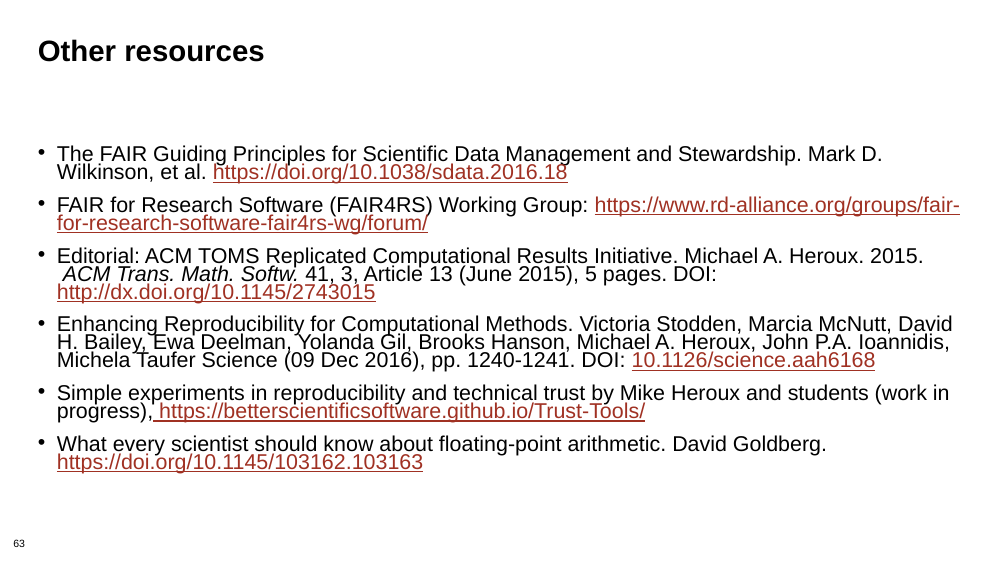
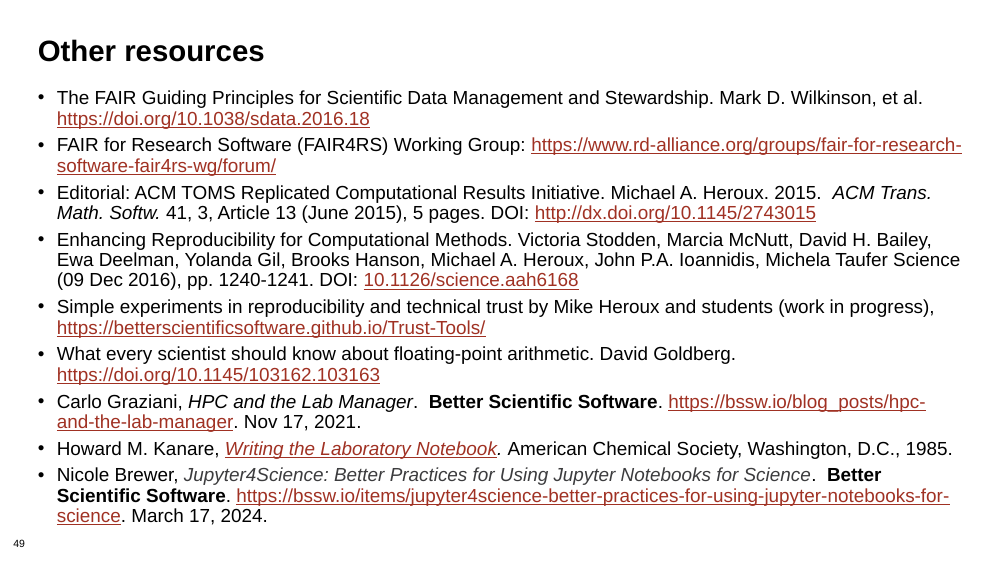
Before and after one commit to bssw-tutorial/presentations, a slide deck: slide 49 of repro-notebooks.pptx (slide 63 before the commit). Drawn at 1008x567 pixels with LibreOffice and Linux fonts; fonts in the diff are those of the drawing. Boxes give left, top, right and bottom in pixels: in the first picture for what was removed or moved away, otherwise in the second. Text is boxed around its words. In the diff, an @@ line names an element or a change of style, - is before the commit and + after.

Commit message:
Draft of ATPESC version of repro-notebooks
Probably still too long.

```diff
--- a/repro-notebooks.pptx
+++ b/repro-notebooks.pptx
@@ text "The FAIR Guiding Principles for ...": place and size @@
-text "The FAIR Guiding Principles for ..." at box(57, 145, 960, 474)
+text "The FAIR Guiding Principles for ..." at box(57, 90, 961, 525)
@@ text at box(57, 90, 961, 385): size 20.4 to 18 pt in "The FAIR Guiding Principles for Scientific Data ...", "FAIR for Research Software (FAIR4RS) Working Group: ...", "Editorial: ACM TOMS Replicated Computational Results Initiat ...", "Enhancing Reproducibility for Computational Methods. Victori ..." and 2 more places; line spacing 0.7 to 0.9; less space between paragraphs @@
@@ text at box(57, 394, 953, 525): paragraphs added @@
+• Carlo Graziani, HPC and the Lab Manager. Better Scientific Software. https://bssw.io/blog_posts/hpc-and-the-lab-manager. Nov 17, 2021.
+• Howard M. Kanare, Writing the Laboratory Notebook. American Chemical Society, Washington, D.C., 1985.
+• Nicole Brewer, Jupyter4Science: Better Practices for Using Jupyter Notebooks for Science. Better Scientific Software. https://bssw.io/items/jupyter4science-better-practices-for-using-jupyter-notebooks-for-science. March 17, 2024.
@@ page number at box(13, 539, 25, 547): text changed @@
-63
+49
```
Also in this commit, not shown: 25 other slides changed, 3 slides added, 17 slides removed.
